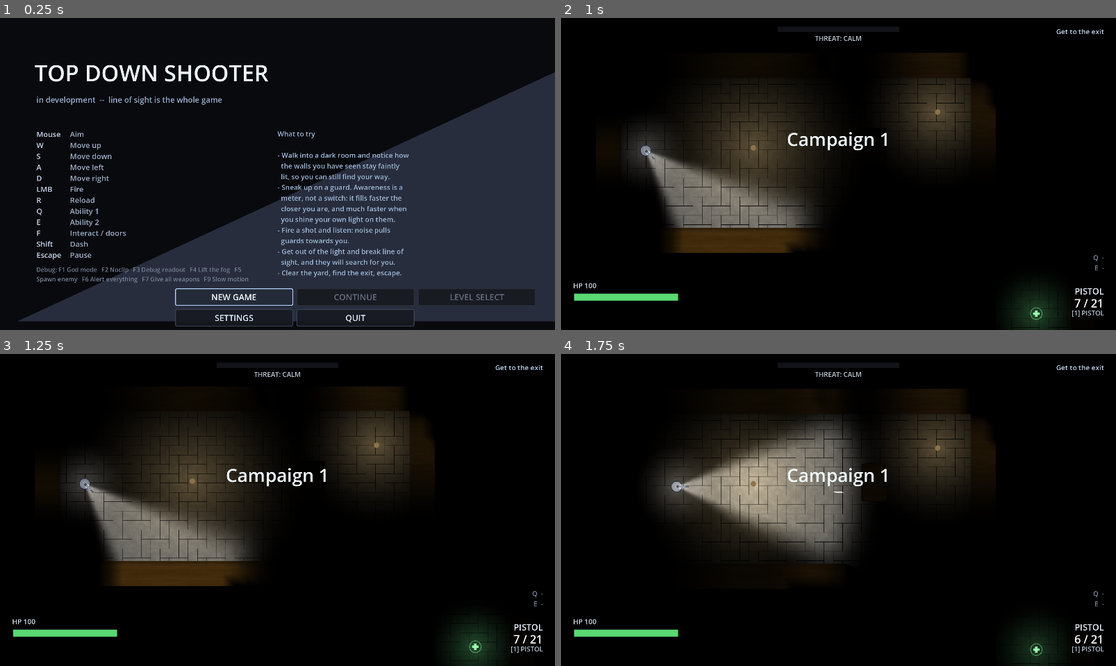
Above: before the commit, frames 1-4 (two rows, left to right).
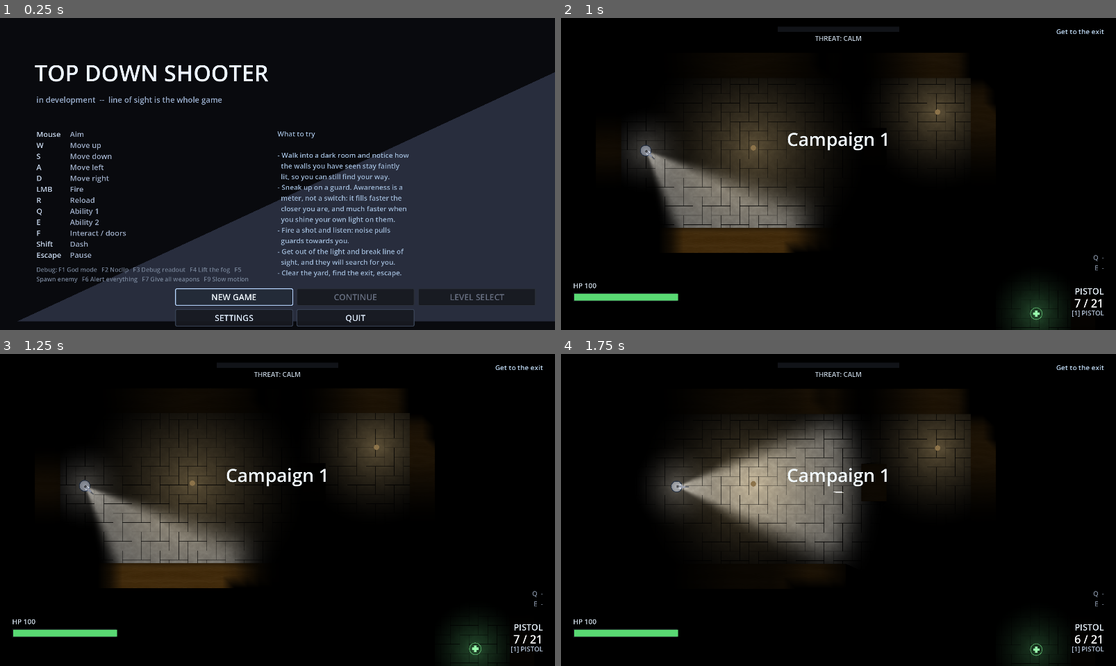
Above: after the commit, the same moments.

Repository: ThunderComplex/irregoulash
Game: Godot game, scene res://src/ui/title_screen.tscn
Same seed, same stepped clock (60 frames per second), same inputs: the game is played once before the commit and once after it.
Inputs (mouse positions are in pixels of both pictures, inside the frame that each line leads up to):
- Up to frame 1 (0.25 s): no input
- Up to frame 2 (1 s): click "NEW GAME" at 0.5 s
- Up to frame 3 (1.25 s): no input
- Up to frame 4 (1.75 s): tap Enter (ui_accept) at 1.25, 1.52 s; move the mouse to (960, 494) at 1.27 s; hold D (move_right) from 1.28 s (still down); hold Q (ability_1) from 1.28 s (still down); click (960, 494) at 1.42 s

Frames 1-2 are identical in both runs. In frame 3, 1.3% of the frame differs, in the area x 11-90%, y 10-100%; in frame 4, nothing differs.

Commit message:
fix camera stutter

Diff:
--- a/src/autoload/tuning.gd
+++ b/src/autoload/tuning.gd
@@ -109,7 +109,7 @@
 
 #region Camera / feel
 @export_group("Camera / feel")
-@export var camera_smoothing: float = 8.0
+@export var camera_smoothing: float = 6.0
 ## Nudge the camera slightly toward where the player is aiming.
 @export var camera_aim_offset: float = 0.18
 @export var camera_aim_offset_max: float = 110.0
--- a/src/player/player.gd
+++ b/src/player/player.gd
@@ -55,6 +55,7 @@
 
 	camera.position_smoothing_enabled = true
 	camera.position_smoothing_speed = Tuning.camera_smoothing
+	camera.process_callback = Camera2D.CAMERA2D_PROCESS_PHYSICS
 	FxDirector.register_camera(camera)
 	_update_camera_zoom()
 	# The window can be resized, or the display settings changed, at any time.
--- a/src/weapons/weapon_holder.gd
+++ b/src/weapons/weapon_holder.gd
@@ -320,11 +320,11 @@
 	current = -1
 	for id: String in WeaponLibrary.ORDER:
 		var data: WeaponResource = WeaponLibrary.by_id(id)
-		var slot := WeaponSlot.new(data)
-		slot.level = WeaponSlot.MAX_LEVEL
-		slot.mag = slot.mag_size()
-		slot.reserve = data.reserve_max
-		slots.append(slot)
+		var weapon_slot := WeaponSlot.new(data)
+		weapon_slot.level = WeaponSlot.MAX_LEVEL
+		weapon_slot.mag = weapon_slot.mag_size()
+		weapon_slot.reserve = data.reserve_max
+		slots.append(weapon_slot)
 	if not slots.is_empty():
 		current = 0
 	# Nothing carried in, so nothing is being reloaded.
Not shown, changed: export_presets.cfg
